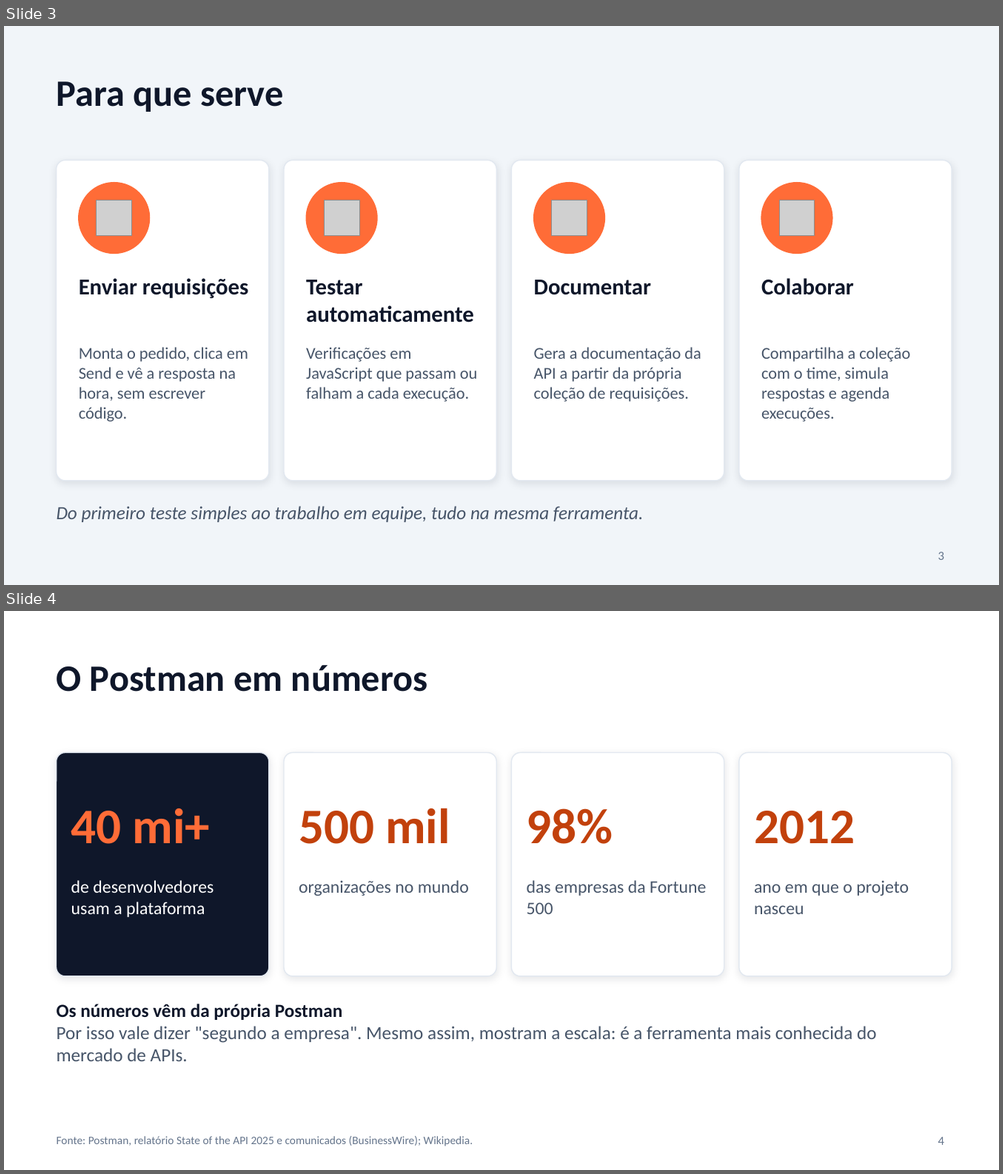
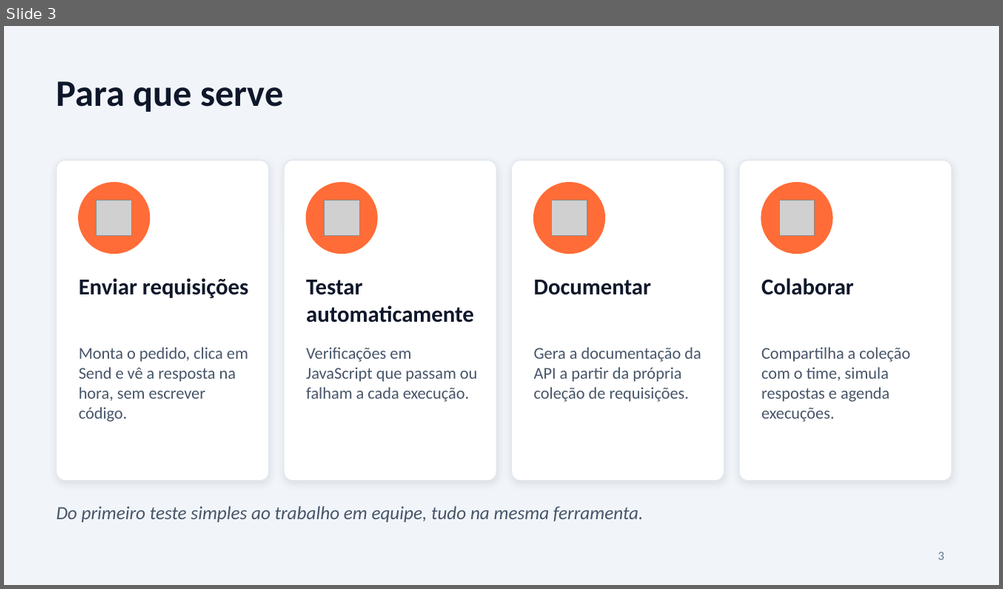
Before and after one commit to marck-2/helpdesk-local-postman, a slide deck: Slides_Postman/Apresentacao_Postman.pptx. Shown one above the other, each under a label of ours: slides 3 and 4 before the commit, slide 3 after it. The pictures are 1003x1174 and 1003x589 pixels, drawn with LibreOffice and Linux fonts; fonts in the diff are those of the drawing; grey boxes stand for pictures. Boxes give left, top, right and bottom in pixels: in the first picture for what was removed or moved away, otherwise in the second. Text is boxed around its words. In the diff, an @@ line names an element or a change of style, - is before the commit and + after.

```diff
--- a/Slides_Postman/Apresentacao_Postman.pptx
+++ b/Slides_Postman/Apresentacao_Postman.pptx
@@ slide 4 removed at <box>4,611,999,1170</box>, background #FFFFFF @@
@@ text removed at <box>57,665,428,692</box> @@
-O Postman em números
@@ rounded rectangle removed at <box>57,753,269,977</box> @@
@@ rounded rectangle removed at <box>284,753,496,977</box> @@
@@ rounded rectangle removed at <box>512,753,724,977</box> @@
@@ rounded rectangle removed at <box>739,753,951,977</box> @@
@@ text removed at <box>71,809,210,844</box> @@
-40 mi+
@@ text removed at <box>299,809,450,844</box> @@
-500 mil
@@ text removed at <box>526,809,613,844</box> @@
-98%
@@ text removed at <box>754,811,854,844</box> @@
-2012
@@ text removed at <box>71,880,213,917</box> @@
-de desenvolvedores usam a plataforma
@@ text removed at <box>299,880,469,896</box> @@
-organizações no mundo
@@ text removed at <box>526,880,706,914</box> @@
-das empresas da Fortune 500
@@ text removed at <box>754,880,908,914</box> @@
-ano em que o projeto nasceu
@@ text removed at <box>57,1004,876,1062</box> @@
-Os números vêm da própria Postman
-Por isso vale dizer "segundo a empresa". Mesmo assim, mostram a escala: é a ferramenta mais conhecida do mercado de APIs.
@@ text removed at <box>57,1136,472,1147</box> @@
-Fonte: Postman, relatório State of the API 2025 e comunicados (BusinessWire); Wikipedia.
@@ page number removed at <box>938,1137,944,1145</box> @@
-4
```
Also in this commit, not shown: 4 slides changed, 7 other slides removed, 1 other file.
